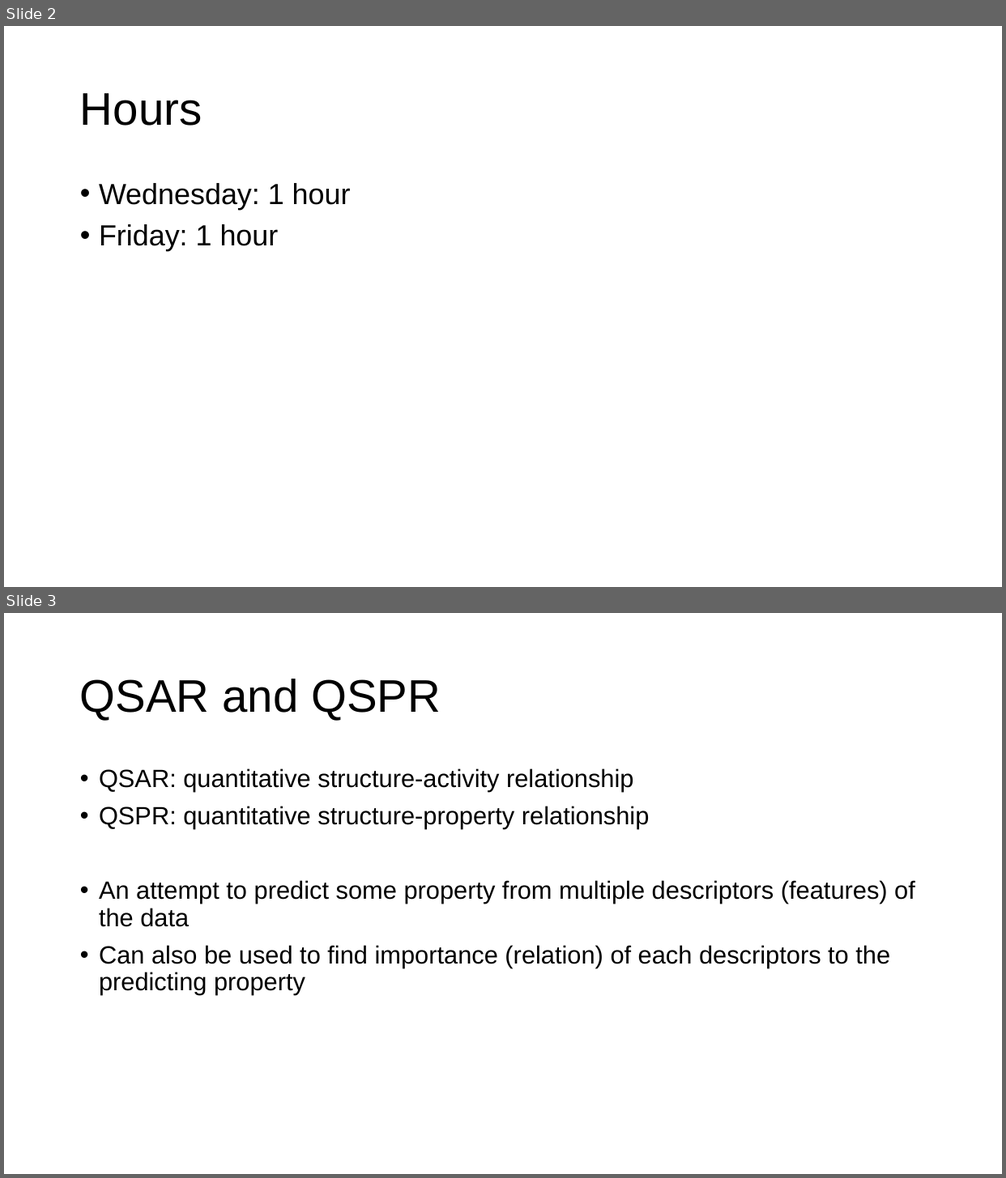
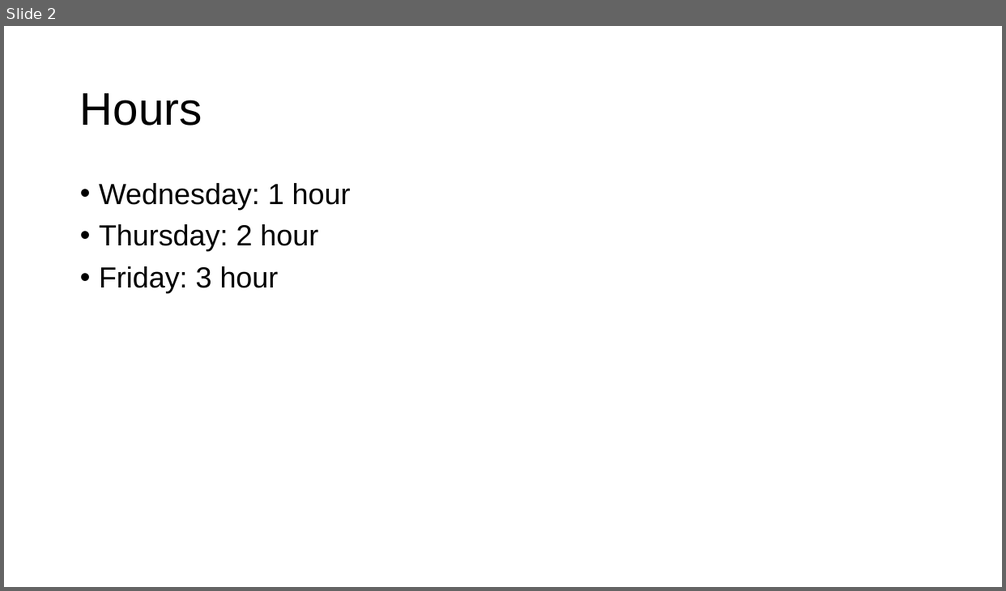
Before and after one commit to Top34051/foundry-model, a slide deck: slides/2021_03_05_Burapacheep.pptx. Shown one above the other, each under a label of ours: slides 2 and 3 before the commit, slide 2 after it. The pictures are 1006x1178 and 1006x591 pixels, drawn with LibreOffice and Linux fonts; fonts in the diff are those of the drawing. Boxes give left, top, right and bottom in pixels: in the first picture for what was removed or moved away, otherwise in the second. Text is boxed around its words. In the diff, an @@ line names an element or a change of style, - is before the commit and + after.

```diff
--- a/slides/2021_03_05_Burapacheep.pptx
+++ b/slides/2021_03_05_Burapacheep.pptx
@@ slide 3 removed at (4, 613, 1002, 1174), background #FFFFFF @@
@@ title removed at (80, 679, 441, 720) @@
-QSAR and QSPR
@@ text removed at (99, 769, 915, 995) @@
-• QSAR: quantitative structure-activity relationship
-• QSPR: quantitative structure-property relationship
-• An attempt to predict some property from multiple descriptors (features) of the data
-• Can also be used to find importance (relation) of each descriptors to the predicting property
@@ slide 2 changed as well @@
@@ text at (99, 224, 318, 293): text changed @@
-• Friday: 1 hour
+• Thursday: 2 hour
+• Friday: 3 hour
```
Also in this commit, not shown: 1 other slide changed, 5 slides added, 6 other slides removed, 4 other files.
